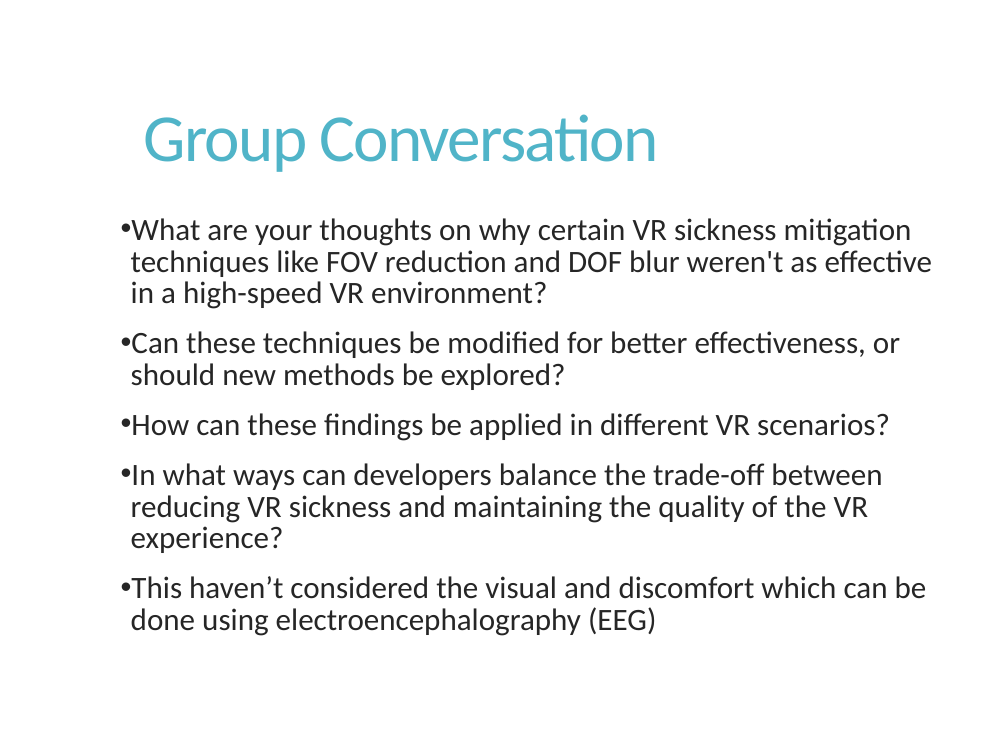
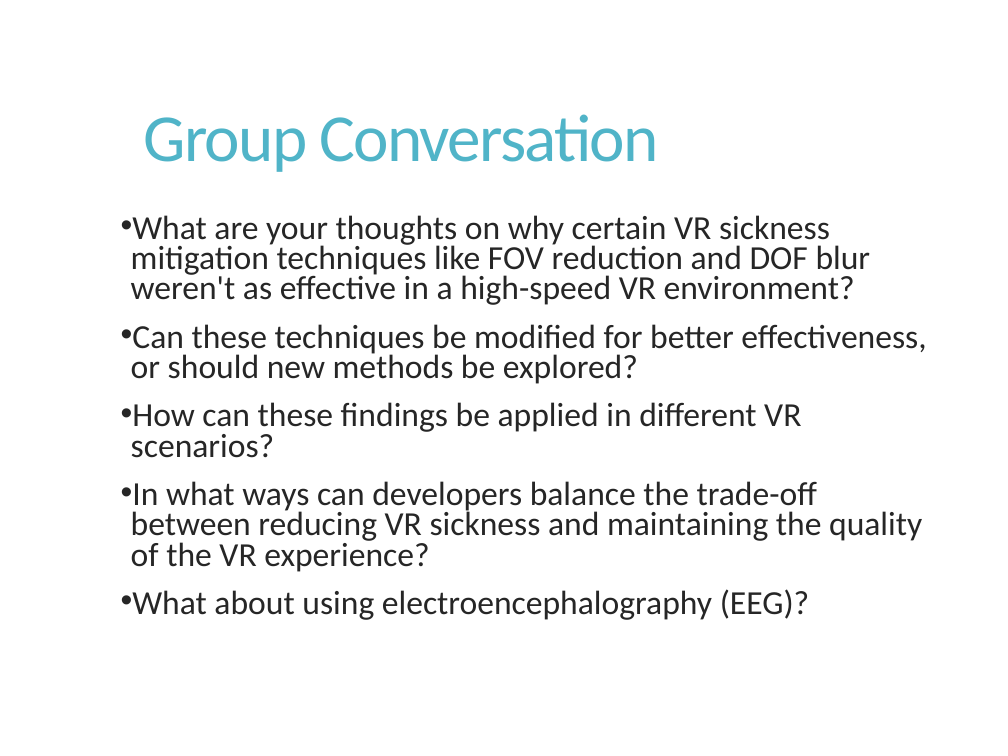
Before and after one commit to Akash3121/3D, a slide deck: slide 18 of Paper-Presentation/Akash - VR_Sickness_Mitigation_Methods_Presentation.pptx (slide 17 before the commit). Drawn at 1008x756 pixels with LibreOffice and Linux fonts; fonts in the diff are those of the drawing; background and template pictures are left out. Boxes give left, top, right and bottom in pixels: in the first picture for what was removed or moved away, otherwise in the second. Text is boxed around its words. In the diff, an @@ line names an element or a change of style, - is before the commit and + after.

```diff
--- a/Paper-Presentation/Akash - VR_Sickness_Mitigation_Methods_Presentation.pptx
+++ b/Paper-Presentation/Akash - VR_Sickness_Mitigation_Methods_Presentation.pptx
@@ text at <box>131,215,926,572</box>: size 22.2 to 24 pt in "What are your thoughts on why certain ...", "Can these techniques be modified for better ...", "How can these findings be applied in ...", "In what ways can developers balance the ..."; line spacing 0.85 to 0.75 @@
@@ text at <box>132,589,810,620</box>: text changed; size 22.2 to 24 pt @@
-• This haven’t considered the visual and discomfort which can be done using electroencephalography (EEG)
+• What about using electroencephalography (EEG)?
```
Also in this commit, not shown: 3 other slides changed, 1 slide added.
